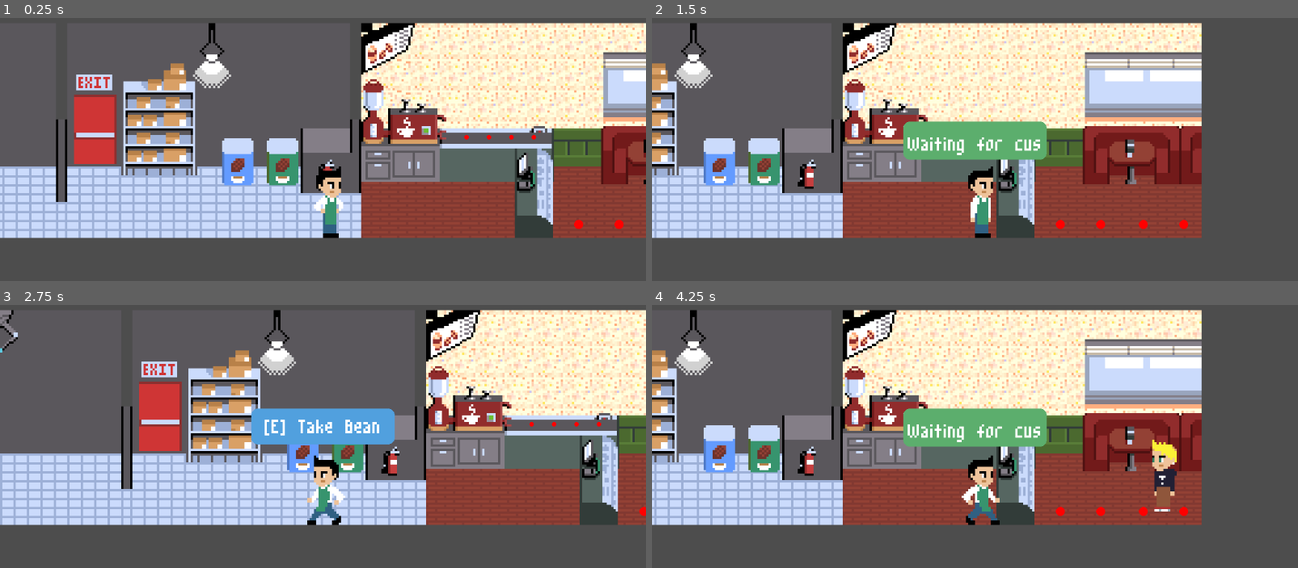
Above: before the commit, frames 1-4 (two rows, left to right).
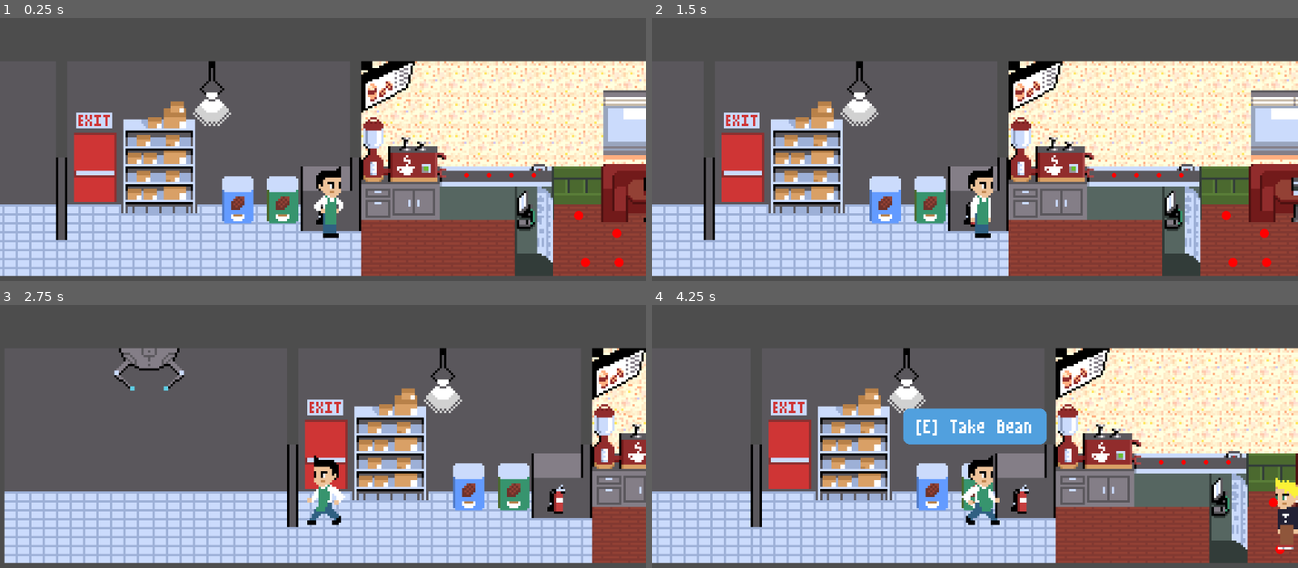
Above: after the commit, the same moments.

Repository: TheKizzyDev/GodotWildJam62
Game: Godot game, scene res://main.tscn
Two runs of this game, one before a commit and one after it. Both use one fixed random seed, a clock stepped at 60 frames per second and the inputs below.
Inputs (mouse positions are in pixels of both pictures, inside the frame that each line leads up to):
- Up to frame 1 (0.25 s): no input
- Up to frame 2 (1.5 s): tap Enter at 0.5 s; move the mouse to (1117, 112) at 0.52 s; hold E (interact) 0.53-1.28 s; hold D (move_right) from 0.53 s (still down); tap Space (jump) at 0.77 s; tap J at 0.8, 1.35 s; move the mouse to (845, 149) at 1.27 s
- Up to frame 3 (2.75 s): tap Space (jump) at 1.52 s; tap E (interact) at 1.55 s; move the mouse to (387, 336) at 2.02 s; release D (move_right) at 2.03 s; hold A (move_left) from 2.03 s (still down); click (387, 336) at 2.1 s; tap J at 2.3 s
- Up to frame 4 (4.25 s): move the mouse to (942, 489) at 2.77 s; release A (move_left) at 2.78 s; hold D (move_right) from 2.78 s (still down); tap E (interact) at 2.85 s; tap Space (jump) at 3.02, 3.77 s; move the mouse to (1168, 470) at 3.52 s; tap J at 3.6 s

The runs differ from the first frame. In frame 1, 58% of the frame differs, in the area x 0-100%, y 1-99%; in frame 2, 76%; in frame 3, 64%; in frame 4, 76%.

Commit message:
Add pick up queue.

Diff:
--- a/cocoa_shop/cash_register.gd
+++ b/cocoa_shop/cash_register.gd
@@ -2,9 +2,9 @@
 
 extends Node2D
 
-signal served(customer: Customer)
+signal order_taken(customer: Customer)
 
-enum CashRegisterState { NONE, WAITING, READY_TO_SERVE, SERVING }
+enum CashRegisterState { NONE, WAITING, READY_TO_SERVE, READY_TO_TAKE_ORDER }
 
 var _curr_player: Player
 var _curr_player_is_leaving = false
@@ -37,6 +37,7 @@
 
 func set_current_customer(new_customer: Customer):
 	_curr_customer = new_customer
+	_determine_state()
 
 
 ##### STATE MACHINE #####
@@ -49,13 +50,15 @@
 		CashRegisterState.WAITING:
 			if _curr_player_arrived():
 				if _curr_customer:
-					new_state = CashRegisterState.SERVING
+					new_state = CashRegisterState.READY_TO_TAKE_ORDER
 				else:
 					new_state = CashRegisterState.READY_TO_SERVE
 		CashRegisterState.READY_TO_SERVE:
-			if not _curr_player_arrived():
+			if _curr_player_arrived() and _curr_customer:
+				new_state = CashRegisterState.READY_TO_TAKE_ORDER
+			elif not _curr_player_arrived():
 				new_state = CashRegisterState.WAITING
-		CashRegisterState.SERVING:
+		CashRegisterState.READY_TO_TAKE_ORDER:
 			if not _curr_player_arrived() or not _curr_customer:
 				new_state = CashRegisterState.WAITING
 
@@ -69,8 +72,8 @@
 				_retrigger_waiting_state()
 			CashRegisterState.READY_TO_SERVE:
 				_retrigger_ready_to_serve_state()
-			CashRegisterState.SERVING:
-				_retrigger_serving_state()
+			CashRegisterState.READY_TO_TAKE_ORDER:
+				_retrigger_ready_to_take_order_state()
 
 	# Exit State
 	match _curr_state:
@@ -78,8 +81,8 @@
 			_exit_waiting_state()
 		CashRegisterState.READY_TO_SERVE:
 			_exit_ready_to_serve_state()
-		CashRegisterState.SERVING:
-			_exit_serving_state()
+		CashRegisterState.READY_TO_TAKE_ORDER:
+			_exit_ready_to_take_order_state()
 
 	print("Cash Register Transition [%s]->[%s]" % \
 		[CashRegisterState.keys()[_curr_state], CashRegisterState.keys()[new_state]])
@@ -91,8 +94,8 @@
 			_enter_waiting_state()
 		CashRegisterState.READY_TO_SERVE:
 			_enter_ready_to_serve_state()
-		CashRegisterState.SERVING:
-			_enter_serving_state()
+		CashRegisterState.READY_TO_TAKE_ORDER:
+			_enter_ready_to_take_order_state()
 
 
 ### WAITING STATE ###
@@ -132,22 +135,28 @@
 		_curr_player.stop_message()
 
 
-### SERVING STATE ###
-func _retrigger_serving_state():
+### READY TO TAKE ORDER STATE ###
+func _retrigger_ready_to_take_order_state():
 	_curr_player_is_leaving = false
 
 
-func _update_serving_state():
+func _update_ready_to_take_order_state():
 	pass
 
 
-func _enter_serving_state():
+func _enter_ready_to_take_order_state():
 	if _curr_player:
+		_curr_player.interacted.connect(_on_take_order)
 		_curr_player.start_notify_interactable("Take Order")
-#		_curr_player.interacted.connect()
 
 
-func _exit_serving_state():
+func _exit_ready_to_take_order_state():
 	_curr_player_is_leaving = false
 	if _curr_player:
+		_curr_player.interacted.disconnect(_on_take_order)
 		_curr_player.stop_notify_interactable()
+
+
+func _on_take_order(player: Player):
+	_curr_customer.take_order()
+	order_taken.emit(_curr_customer)
--- a/cocoa_shop/customer_manager.gd
+++ b/cocoa_shop/customer_manager.gd
@@ -7,6 +7,10 @@
 @export var cash_register: CashRegister
 @export var customer_spawn_time := 1
 @export var customer_queue: CustomerQueue
+@export var pickup_queue: CustomerQueue
+
+@export_group("Orders")
+@export var possible_orders: Array
 
 @export_group("Markers")
 @export var spawn_marker: Marker2D
@@ -22,17 +26,38 @@
 	_timer_customer_spawning.set_one_shot(true)
 	_timer_customer_spawning.timeout.connect(_spawn_customer)
 	_timer_customer_spawning.start(customer_spawn_time)
-	customer_queue.dequeued.connect(_on_queue_changed)
+	customer_queue.dequeued.connect(_on_dequeued)
+	customer_queue.first_customer_readied.connect(_on_first_customer_readied)
+	cash_register.order_taken.connect(_on_order_taken)
 
 
-func _on_queue_changed(customer: Customer):
+func _on_order_taken(customer: Customer):
+	var cust = customer_queue.dequeue()
+	if not cust:
+		printerr("Could not dequeue customer: %s" % str(cust))
+		return
+
+	cash_register.set_current_customer(null)
+	pickup_queue.enqueue(cust)
+
+
+func _on_first_customer_readied(customer: Customer):
+	cash_register.set_current_customer(customer)
+
+
+func _on_dequeued(customer: Customer):
 	if _timer_customer_spawning.is_stopped() and customer_queue.has_capacity():
 		_timer_customer_spawning.start(customer_spawn_time)
 
 
+func _get_random_order():
+	return possible_orders[0]
+
+
 func _spawn_customer():
-	if customer_queue.has_capacity():
+	if customer_queue.has_capacity() and pickup_queue.has_capacity():
 		var new_cust = CUSTOMER.instantiate() as Customer
+		new_cust.set_order(_get_random_order())
 		add_child(new_cust)
 		new_cust.set_position(spawn_marker.position)
 		customer_queue.enqueue(new_cust)
--- a/cocoa_shop/customer_manager.tscn
+++ b/cocoa_shop/customer_manager.tscn
@@ -1,9 +1,12 @@
-[gd_scene load_steps=2 format=3 uid="uid://4dq3n0l8brvk"]
+[gd_scene load_steps=4 format=3 uid="uid://4dq3n0l8brvk"]
 
 [ext_resource type="Script" path="res://cocoa_shop/customer_manager.gd" id="1_fbi7q"]
+[ext_resource type="Resource" uid="uid://dpfjv56uw65d0" path="res://customers/customer_order_normal_hot_cocoa.tres" id="2_7hpu2"]
+[ext_resource type="Resource" uid="uid://clb0ek1h4k6at" path="res://customers/customer_order_frozen_hot_cocoa.tres" id="3_2hbi5"]
 
 [node name="CustomerManager" type="Node"]
 script = ExtResource("1_fbi7q")
+possible_orders = [ExtResource("2_7hpu2"), ExtResource("3_2hbi5")]
 
 [node name="TimerCustomerSpawning" type="Timer" parent="."]
 one_shot = true
--- a/customers/customer.gd
+++ b/customers/customer.gd
@@ -8,20 +8,44 @@
 
 var _curr_destination: Vector2
 var _curr_direction: Vector2
-var _is_new_move_to_request = false
+var _is_fulfilling_move_to_request = false
+var _curr_order: CustomerOrder: set = set_order, get = get_order
+var _order_taken = false
+
+
+func _physics_process(delta):
+	if not is_at_destination():
+		velocity = _curr_direction * speed
+
+		move_and_slide()
+	elif _is_fulfilling_move_to_request:
+		_is_fulfilling_move_to_request = false
+		move_to_succeeded.emit(self, _curr_destination)
+
+
+func set_order(new_order: CustomerOrder):
+	_curr_order = new_order
+
+
+func take_order():
+	_order_taken = true
+	# TODO: Determine state.
+	return _curr_order
+
+
+func get_order():
+	return _curr_order
+
+
+func has_ordered():
+	return _order_taken
+
+
+func is_at_destination():
+	return _curr_destination.distance_to(position) < 0.1
 
 
 func request_move_to(new_position: Vector2):
 	_curr_destination = new_position
 	_curr_direction = (_curr_destination - position).normalized()
-	_is_new_move_to_request = true
-
-
-func _physics_process(delta):
-	if _curr_destination.distance_to(position) > 0.1:
-		velocity = _curr_direction * speed
-
-		move_and_slide()
-	elif _is_new_move_to_request:
-		_is_new_move_to_request = false
-		move_to_succeeded.emit(self, _curr_destination)
+	_is_fulfilling_move_to_request = true
--- a/customers/customer.tscn
+++ b/customers/customer.tscn
@@ -7,6 +7,8 @@
 size = Vector2(14, 32)
 
 [node name="Customer" type="CharacterBody2D"]
+collision_layer = 2
+collision_mask = 0
 script = ExtResource("1_6fyqn")
 
 [node name="CollisionShape2D" type="CollisionShape2D" parent="."]
--- /dev/null
+++ b/customers/customer_order.gd
@@ -0,0 +1,5 @@
+class_name CustomerOrder
+
+extends Resource
+
+@export var _cocoa_bean_resource: CocoaBeanResource
--- /dev/null
+++ b/customers/customer_order_frozen_hot_cocoa.tres
@@ -0,0 +1,8 @@
+[gd_resource type="Resource" script_class="CustomerOrder" load_steps=3 format=3 uid="uid://clb0ek1h4k6at"]
+
+[ext_resource type="Resource" uid="uid://dw5qbbljxki7p" path="res://cocoa_shop/cocoa_bean_frozen_hot.tres" id="1_0d1f6"]
+[ext_resource type="Script" path="res://customers/customer_order.gd" id="2_ysk41"]
+
+[resource]
+script = ExtResource("2_ysk41")
+_cocoa_bean_resource = ExtResource("1_0d1f6")
--- /dev/null
+++ b/customers/customer_order_normal_hot_cocoa.tres
@@ -0,0 +1,8 @@
+[gd_resource type="Resource" script_class="CustomerOrder" load_steps=3 format=3 uid="uid://dpfjv56uw65d0"]
+
+[ext_resource type="Script" path="res://customers/customer_order.gd" id="1_f7wi0"]
+[ext_resource type="Resource" uid="uid://b8x2qec5jlmi4" path="res://cocoa_shop/cocoa_bean_normal.tres" id="1_pthw6"]
+
+[resource]
+script = ExtResource("1_f7wi0")
+_cocoa_bean_resource = ExtResource("1_pthw6")
--- a/customers/customer_queue.gd
+++ b/customers/customer_queue.gd
@@ -3,6 +3,7 @@
 extends Node2D
 
 signal dequeued(customer: Customer)
+signal first_customer_readied(customer: Customer)
 
 @onready var _queue_path = $Path2D
 
@@ -46,10 +47,16 @@
 
 func _update_customer_positions():
 	for idx in _customers.size():
-		var curr_customer = _customers[idx]
+		var curr_customer = _customers[idx] as Customer
 		var exp_pos = _queue_slots[idx]
 		if curr_customer and curr_customer.position.distance_to(exp_pos) > 0.1:
+			if idx == 0:
+				curr_customer.move_to_succeeded.connect(_on_first_customer_ready)
 			curr_customer.request_move_to(exp_pos)
+
+
+func _on_first_customer_ready(customer: Customer, destination: Vector2):
+	first_customer_readied.emit(customer)
 
 
 func is_empty():
@@ -60,16 +67,31 @@
 	return _customers.size() < _queue_capacity
 
 
+func can_dequeue():
+	if _customers.is_empty():
+		return false
+
+	return _customers[0].is_at_destination()
+
+
+func get_first_customer():
+	return _customers[0]
+
+
 func enqueue(new_customer: Customer):
 	if has_capacity() && new_customer:
 		new_customer.reparent(self)
 		_customers.push_back(new_customer)
 		_update_customer_positions()
+		return true
+
+	return false
 
 
 func dequeue():
-	if not _customers.is_empty():
-		var popped_customer = _customers.pop_front()
+	if can_dequeue():
+		var popped_customer = _customers.pop_front() as Customer
+		popped_customer.move_to_succeeded.disconnect(_on_first_customer_ready)
 		dequeued.emit(popped_customer)
 		_update_customer_positions()
 		return popped_customer
--- a/customers/customer_queue.tscn
+++ b/customers/customer_queue.tscn
@@ -3,8 +3,9 @@
 [ext_resource type="Script" path="res://customers/customer_queue.gd" id="1_hcbty"]
 
 [sub_resource type="Curve2D" id="Curve2D_v2rpj"]
+resource_local_to_scene = true
 _data = {
-"points": PackedVector2Array(0, 0, 0, 0, 0, 0, 0, 0, 0, 0, 18, 0, 0, 0, 0, 0, 37, 0, 0, 0, 0, 0, 55, 0)
+"points": PackedVector2Array(0, 0, 0, 0, 3, 0, 0, 0, 0, 0, 18, 0, 0, 0, 0, 0, 37, 0, 0, 0, 0, 0, 55, 0)
 }
 point_count = 4
 
@@ -12,4 +13,5 @@
 script = ExtResource("1_hcbty")
 
 [node name="Path2D" type="Path2D" parent="."]
+position = Vector2(0, -1)
 curve = SubResource("Curve2D_v2rpj")
--- a/main.tscn
+++ b/main.tscn
@@ -30,6 +30,20 @@
 
 [sub_resource type="RectangleShape2D" id="RectangleShape2D_p5g5t"]
 size = Vector2(348, 20)
+
+[sub_resource type="Curve2D" id="Curve2D_wyemm"]
+resource_local_to_scene = true
+_data = {
+"points": PackedVector2Array(0, 0, 0, 0, 3, 0, 0, 0, 0, 0, 18, 0, 0, 0, 0, 0, 37, 0, 0, 0, 0, 0, 55, 0)
+}
+point_count = 4
+
+[sub_resource type="Curve2D" id="Curve2D_6snlm"]
+resource_local_to_scene = true
+_data = {
+"points": PackedVector2Array(0, 0, 0, 0, 0, -8, 0, 0, 0, 0, 17, 0, 0, 0, 0, 0, 35, 0, 0, 0, 0, 0, 55, 0)
+}
+point_count = 4
 
 [node name="main" type="Node2D"]
 
@@ -104,10 +118,11 @@
 [node name="CashRegister" parent="CocoaShop" instance=ExtResource("7_bknay")]
 position = Vector2(339, 76)
 
-[node name="CustomerManager" parent="CocoaShop" node_paths=PackedStringArray("cocoa_drink_queue", "cash_register", "customer_queue", "spawn_marker", "exit_marker") instance=ExtResource("8_v77dm")]
+[node name="CustomerManager" parent="CocoaShop" node_paths=PackedStringArray("cocoa_drink_queue", "cash_register", "customer_queue", "pickup_queue", "spawn_marker", "exit_marker") instance=ExtResource("8_v77dm")]
 cocoa_drink_queue = NodePath("../CocoaDrinkQueue")
 cash_register = NodePath("../CashRegister")
-customer_queue = NodePath("../CustomerQueue")
+customer_queue = NodePath("../OrderQueue")
+pickup_queue = NodePath("../PickupQueue")
 spawn_marker = NodePath("SpawnMarker")
 exit_marker = NodePath("ExitMarker")
 
@@ -117,8 +132,18 @@
 [node name="ExitMarker" type="Marker2D" parent="CocoaShop/CustomerManager"]
 position = Vector2(411, 75)
 
-[node name="CustomerQueue" parent="CocoaShop" instance=ExtResource("9_au2g1")]
+[node name="OrderQueue" parent="CocoaShop" instance=ExtResource("9_au2g1")]
 position = Vector2(359, 90)
 
+[node name="Path2D" parent="CocoaShop/OrderQueue" index="0"]
+curve = SubResource("Curve2D_wyemm")
+
+[node name="PickupQueue" parent="CocoaShop" instance=ExtResource("9_au2g1")]
+position = Vector2(359, 77)
+
+[node name="Path2D" parent="CocoaShop/PickupQueue" index="0"]
+curve = SubResource("Curve2D_6snlm")
+
 [editable path="CocoaShop/CocoaDrinkQueue"]
-[editable path="CocoaShop/CustomerQueue"]
+[editable path="CocoaShop/OrderQueue"]
+[editable path="CocoaShop/PickupQueue"]
--- a/scripts/player.gd
+++ b/scripts/player.gd
@@ -39,7 +39,7 @@
 func is_in_combat_zone():
 	# TODO Determine when player is in combat zone. This is probably the player
 	#      portaling to another world.
-	return true
+	return false
 
 
 func _handle_input_combat_zone(delta):
Not shown: 1 places in main.tscn that only renumber resources
